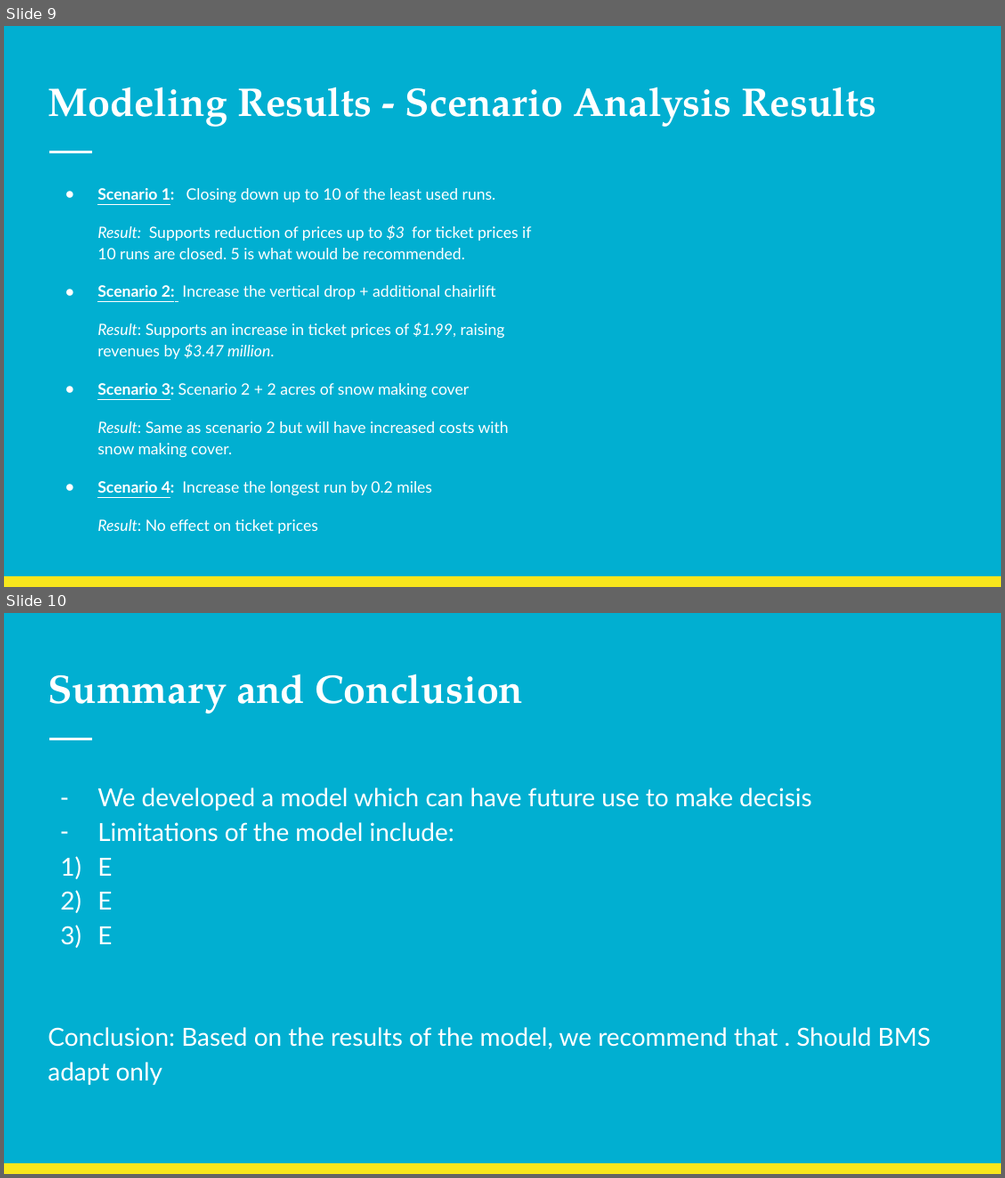
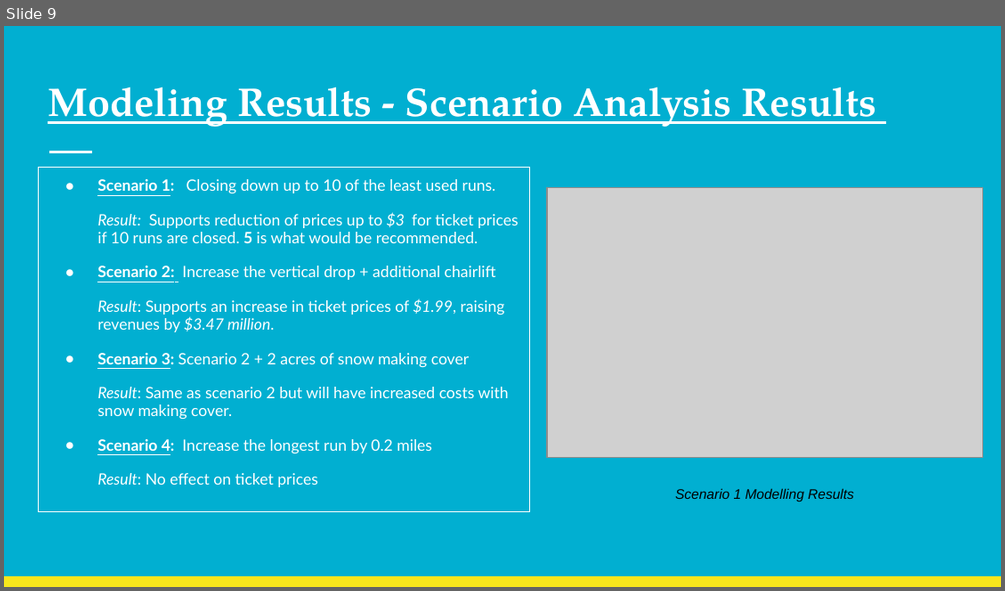
Before and after one commit to benjaminbellman/DataScienceGuidedCapstone, a slide deck: Big_Mountain_Resort_Pricing_Strategy.pptx. Shown one above the other, each under a label of ours: slides 9 and 10 before the commit, slide 9 after it. The pictures are 1005x1178 and 1005x591 pixels, drawn with LibreOffice and Linux fonts; fonts in the diff are those of the drawing; grey boxes stand for pictures. Boxes give left, top, right and bottom in pixels: in the first picture for what was removed or moved away, otherwise in the second. Text is boxed around its words. In the diff, an @@ line names an element or a change of style, - is before the commit and + after.

```diff
--- a/Big_Mountain_Resort_Pricing_Strategy.pptx
+++ b/Big_Mountain_Resort_Pricing_Strategy.pptx
@@ slide 10 removed at [4,613,1001,1174], background #01AFD1; not listed: 2 template elements that a slide beside it also shows @@
@@ title removed at [48,674,524,714] @@
-Summary and Conclusion
@@ text removed at [48,787,930,1085] @@
-– We developed a model which can have future use to make decisis
-– Limitations of the model include:
-1) E
-2) E
-3) E
-Conclusion: Based on the results of the model, we recommend that . Should BMS adapt only
@@ slide 9 changed as well @@
@@ title "Modeling Results - Scenario Analysis ..." at [48,87,876,127]: underline on @@
@@ text "Scenario 1: Closing down up ...": place and size @@
-text "Scenario 1: Closing down up ..." at [97,188,531,533]
+text "Scenario 1: Closing down up ..." at [38,168,529,513]
@@ text "Scenario 1: Closing down up ..." at [38,168,529,513]: bold on in "5"; line spacing 1.15 to 0.95; outline none to #FFFFFF 0.75 pt @@
@@ picture added at [547,187,983,457] @@
@@ text added at [675,488,854,502], 10 pt, text #000000, italic @@
+Scenario 1 Modelling Results
```
Also in this commit, not shown: 8 other slides changed, 1 slide added, 2 other files.
